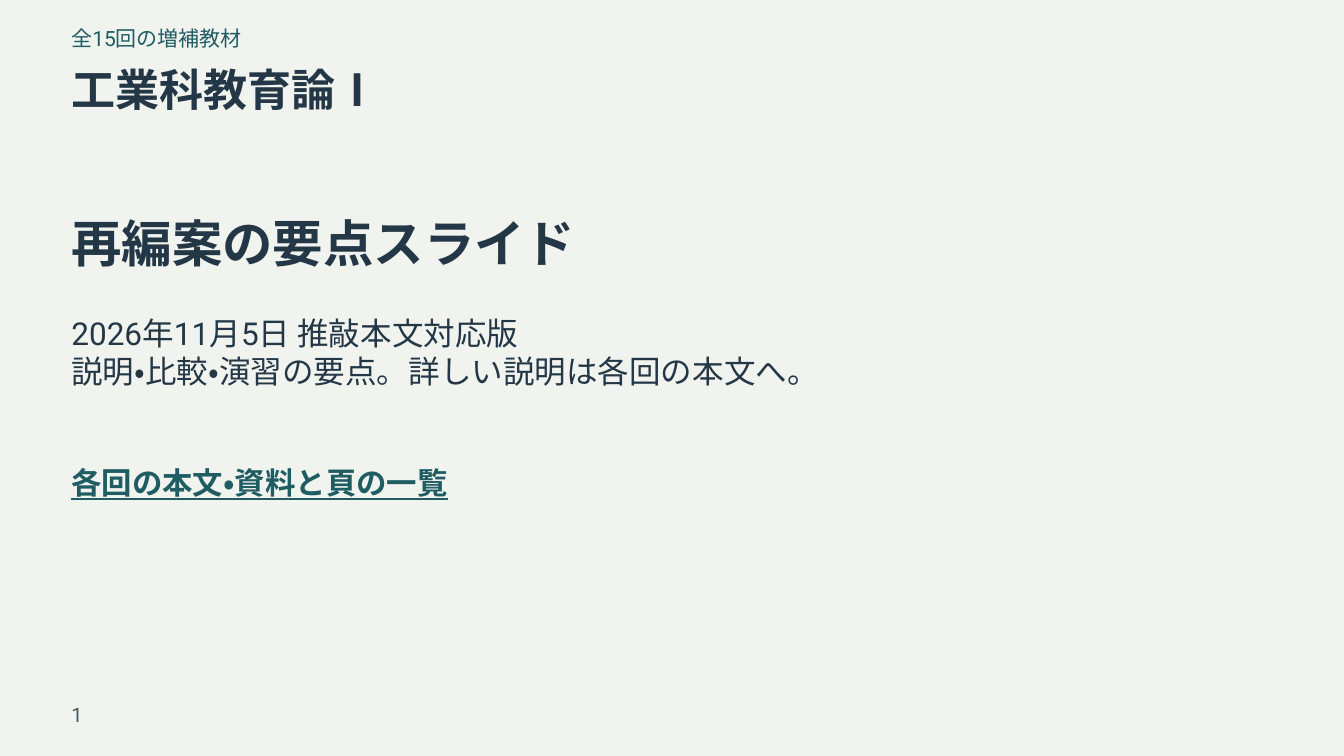
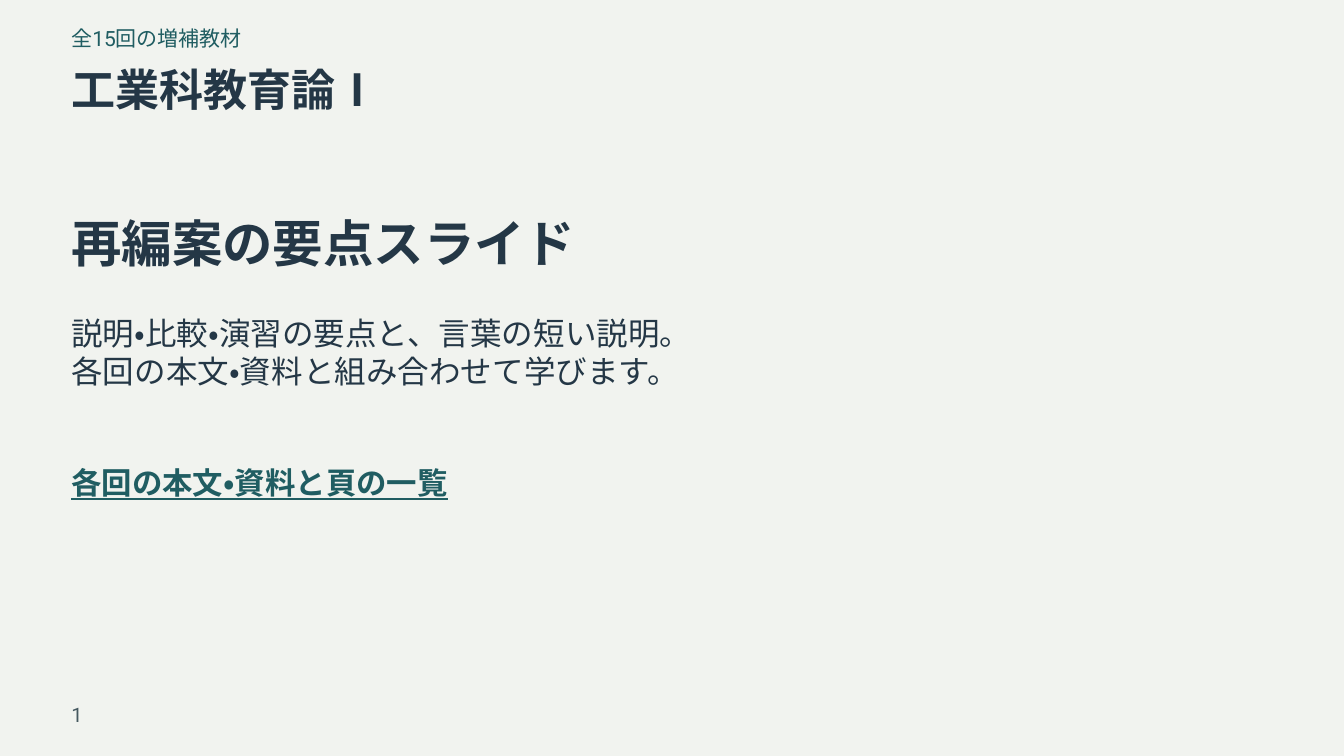
Before and after one commit to zooc-14calbp/industrial-education-i, a slide deck: slide 1 of reorganized/20261105/expanded/slides.pptx. Drawn at 1344x756 pixels with LibreOffice and Linux fonts; fonts in the diff are those of the drawing. Boxes give left, top, right and bottom in pixels: in the first picture for what was removed or moved away, otherwise in the second. Text is boxed around its words. In the diff, an @@ line names an element or a change of style, - is before the commit and + after.

Commit message:
Add concise wording cues across both course slide decks

```diff
--- a/reorganized/20261105/expanded/slides.pptx
+++ b/reorganized/20261105/expanded/slides.pptx
@@ text at (71,318,691,386): text changed @@
-2026年11月5日 推敲本文対応版
-説明・比較・演習の要点。詳しい説明は各回の本文へ。
+説明・比較・演習の要点と、言葉の短い説明。
+各回の本文・資料と組み合わせて学びます。
```
Also in this commit, not shown: 15 other slides changed, 37 other files.
